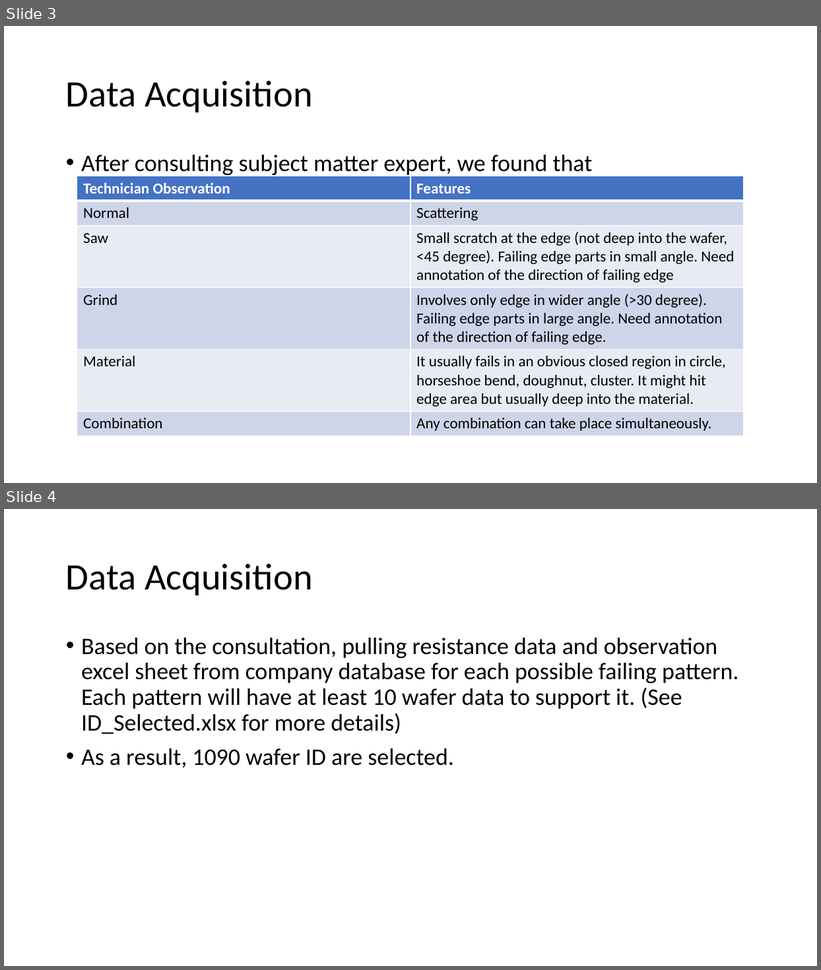
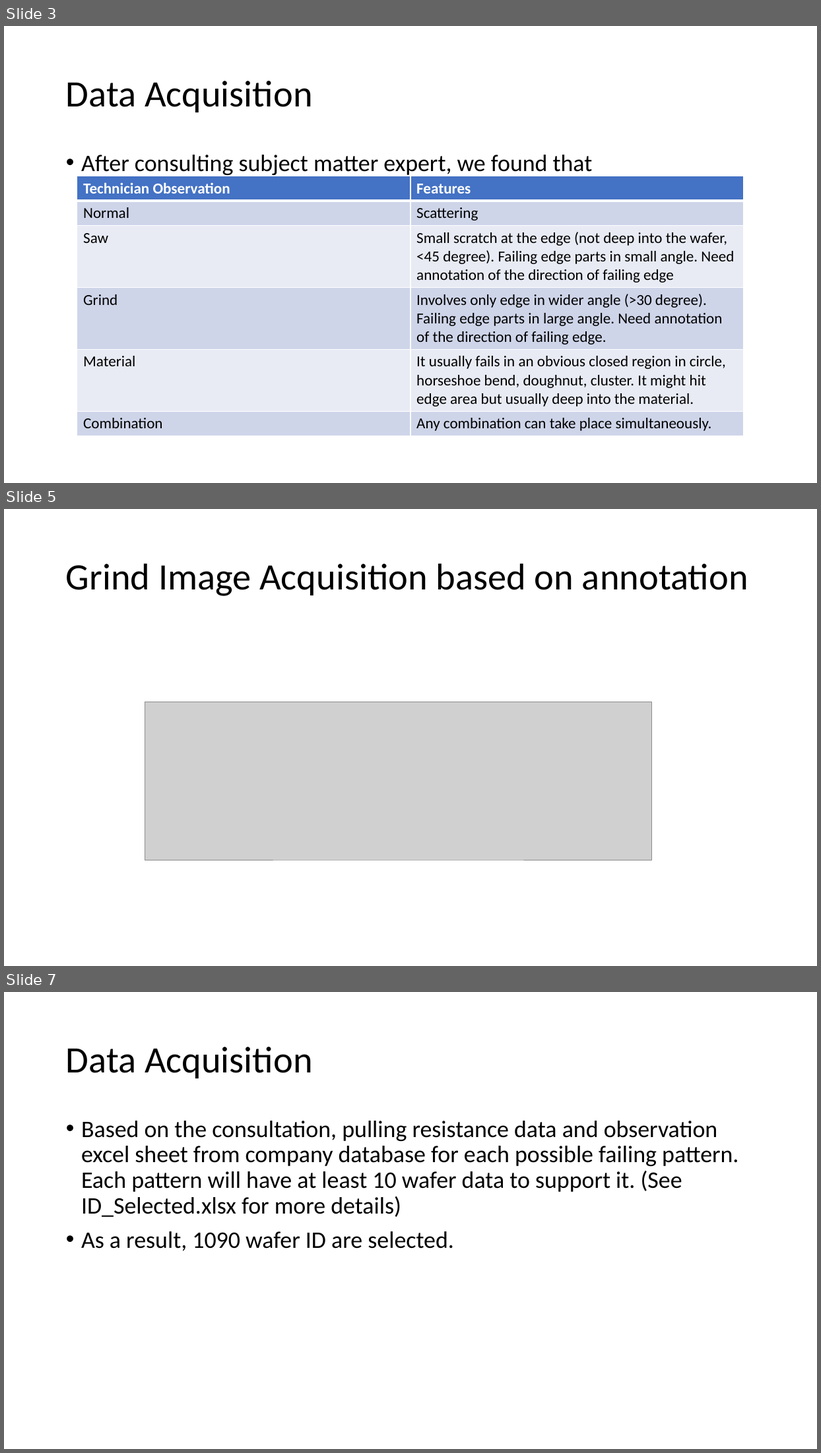
Before and after one commit to optimusium/PSUPR2, a slide deck: Data Set Building.pptx. Shown one above the other, each under a label of ours: slides 3 and 4 before the commit, slides 3, 5 and 7 after it; the slides between them are not shown. The pictures are 821x970 and 821x1453 pixels, drawn with LibreOffice and Linux fonts; fonts in the diff are those of the drawing; grey boxes stand for pictures. Boxes give left, top, right and bottom in pixels: in the first picture for what was removed or moved away, otherwise in the second. Text is boxed around its words. In the diff, an @@ line names an element or a change of style, - is before the commit and + after.

```diff
--- a/Data Set Building.pptx
+++ b/Data Set Building.pptx
@@ slide 5 added at (4, 509, 817, 966), background #FFFFFF @@
@@ title added at (66, 563, 748, 596), 44 pt, text #000000 @@
+Grind Image Acquisition based on annotation
@@ picture added at (145, 702, 652, 859) @@
@@ what was slide 4 is now slide 7 @@
```
Also in this commit, not shown: 2 other slides added.
